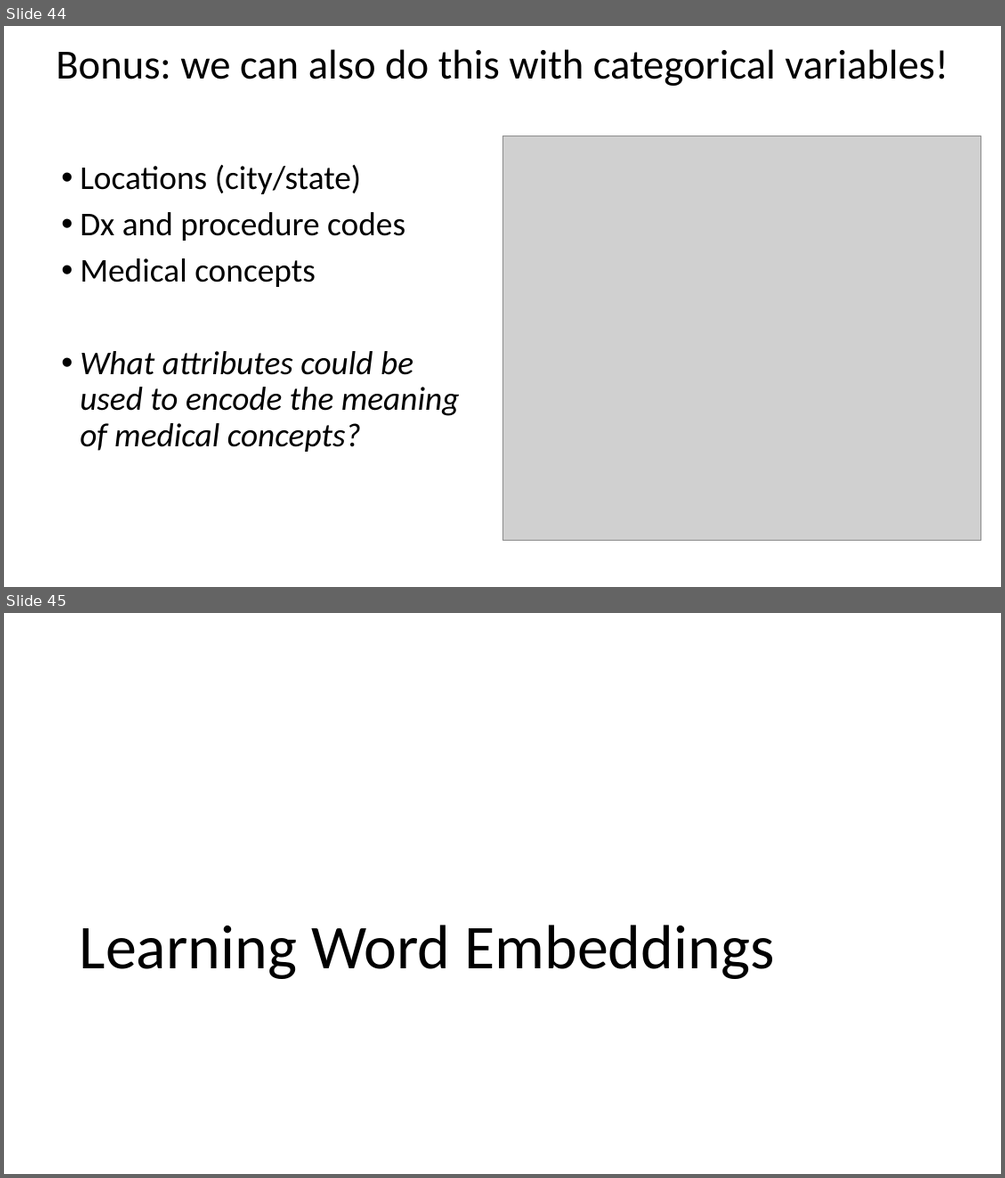
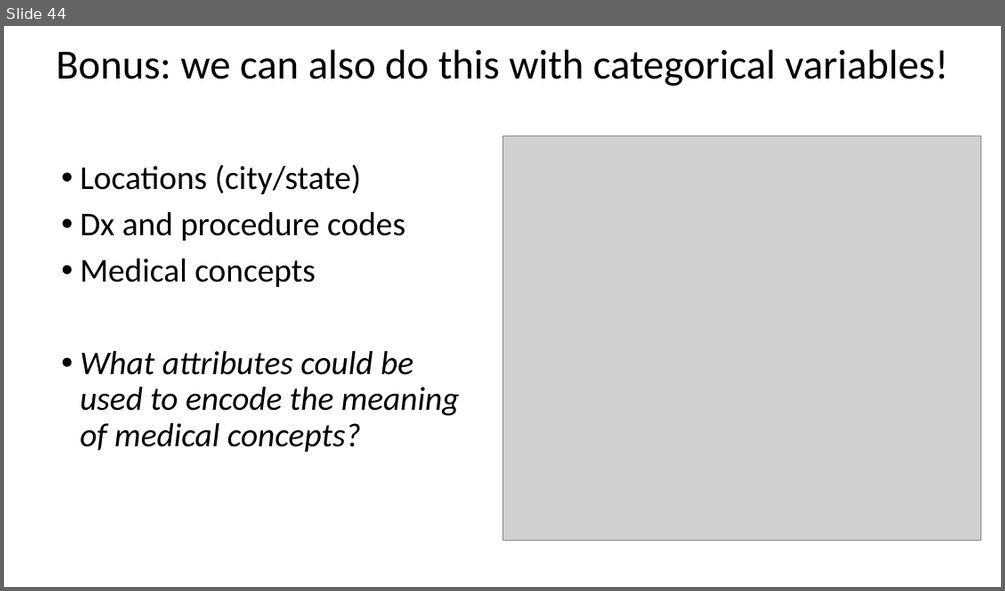
Before and after one commit to mengelhard/mmci_applied_ds, a slide deck: lectures/ll12.pptx. Shown one above the other, each under a label of ours: slides 44 and 45 before the commit, slide 44 after it. The pictures are 1005x1178 and 1005x591 pixels, drawn with LibreOffice and Linux fonts; fonts in the diff are those of the drawing; grey boxes stand for pictures. Boxes give left, top, right and bottom in pixels: in the first picture for what was removed or moved away, otherwise in the second. Text is boxed around its words. In the diff, an @@ line names an element or a change of style, - is before the commit and + after.

```diff
--- a/lectures/ll12.pptx
+++ b/lectures/ll12.pptx
@@ slide 45 removed at box(4, 613, 1001, 1174), background #FFFFFF @@
@@ title removed at box(80, 925, 774, 979) @@
-Learning Word Embeddings
```
Also in this commit, not shown: 1 slide changed, 25 other slides removed, 4 other files.
